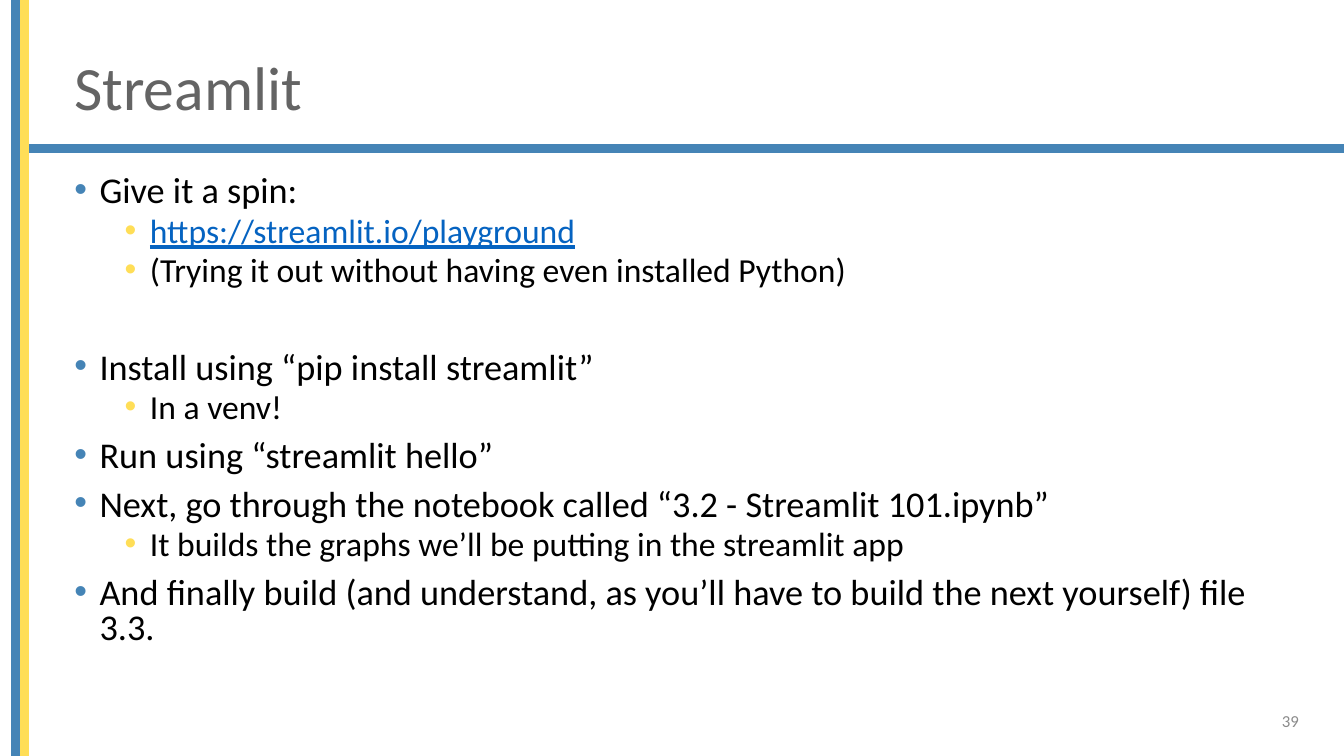
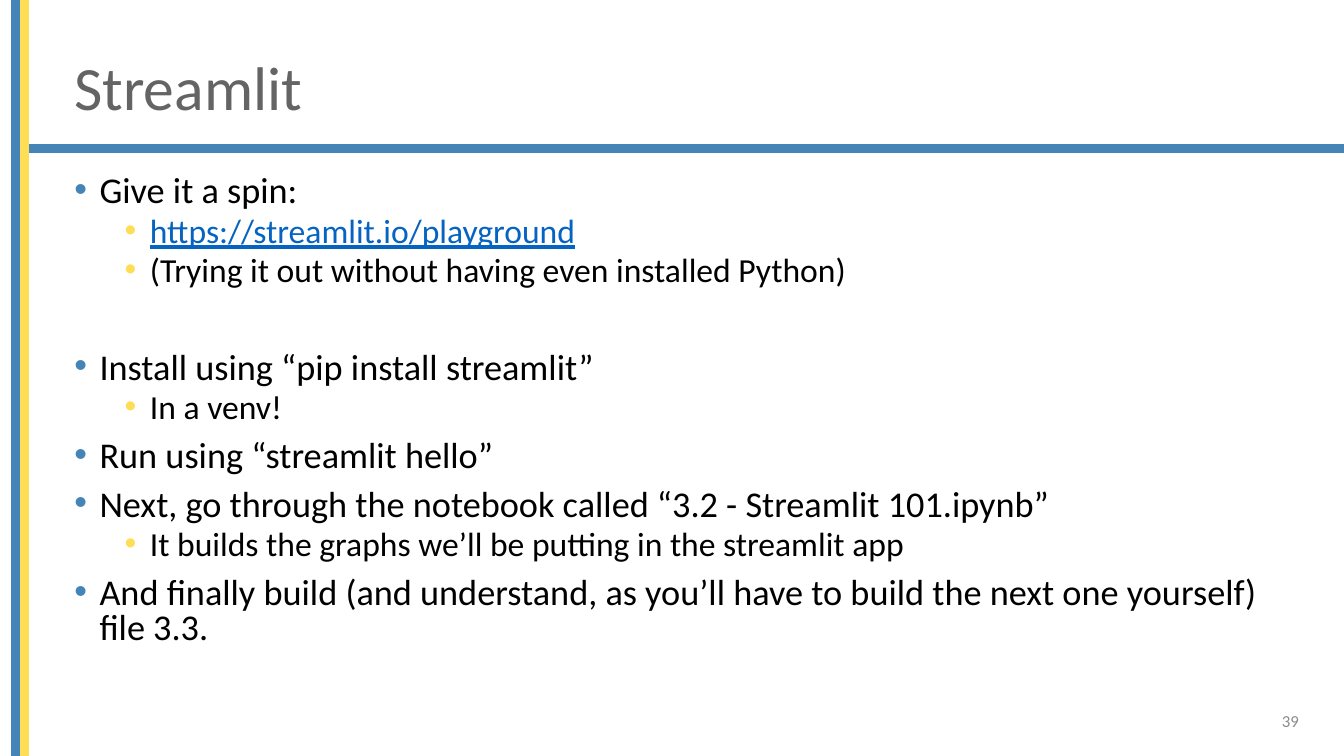
Before and after one commit to mjochen/Cello_AI, a slide deck: slide 39 of ppts/3 - Setting up your working environment.pptx. Drawn at 1344x756 pixels with LibreOffice and Linux fonts; fonts in the diff are those of the drawing; background and template pictures are left out. Boxes give left, top, right and bottom in pixels: in the first picture for what was removed or moved away, otherwise in the second. Text is boxed around its words. In the diff, an @@ line names an element or a change of style, - is before the commit and + after.

```diff
--- a/ppts/3 - Setting up your working environment.pptx
+++ b/ppts/3 - Setting up your working environment.pptx
@@ text at (100,578,1256,641): text changed @@
-• And finally build (and understand, as you’ll have to build the next yourself) file 3.3.
+• And finally build (and understand, as you’ll have to build the next one yourself) file 3.3.
```
Also in this commit, not shown: 9 other slides changed, 41 other files.
